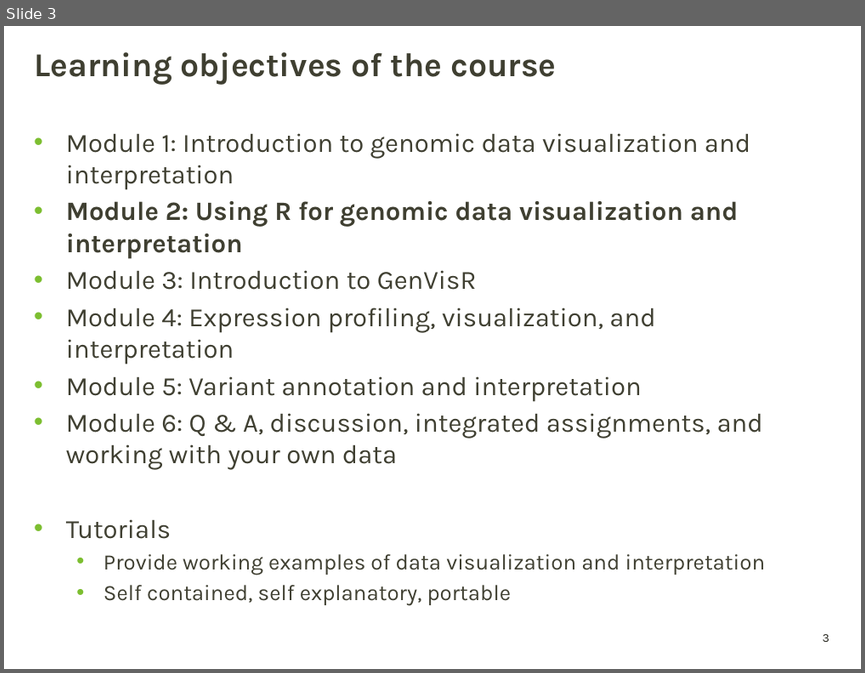
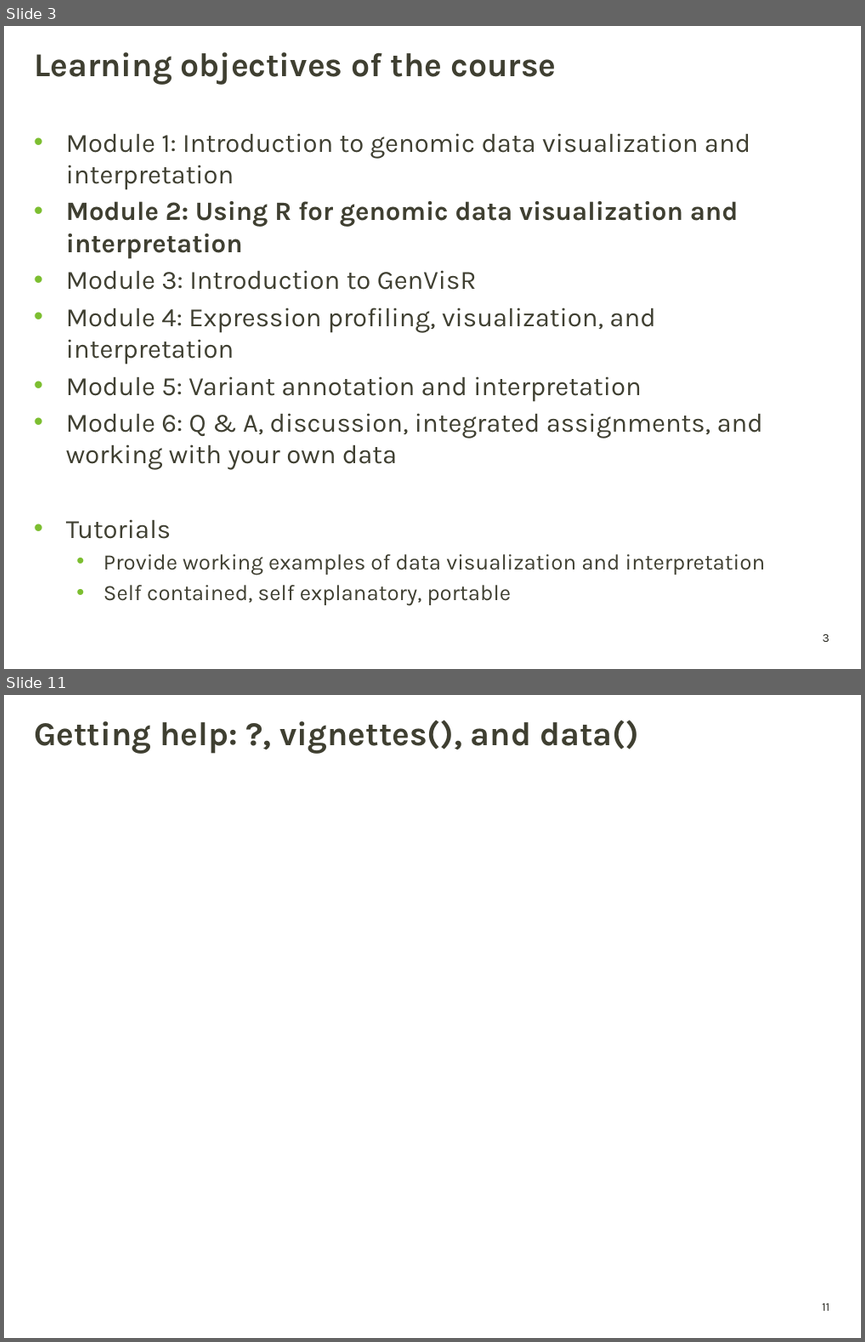
Before and after one commit to griffithlab/genviz.org, a slide deck: lectures/GenViz_Module2_Lecture.pptx. Shown one above the other, each under a label of ours: slide 3 before the commit, slides 3 and 11 after it; the slides between them are not shown. The pictures are 865x673 and 865x1342 pixels, drawn with LibreOffice and Linux fonts; fonts in the diff are those of the drawing; background and template pictures are left out. Boxes give left, top, right and bottom in pixels: in the first picture for what was removed or moved away, otherwise in the second. Text is boxed around its words. In the diff, an @@ line names an element or a change of style, - is before the commit and + after.

```diff
--- a/lectures/GenViz_Module2_Lecture.pptx
+++ b/lectures/GenViz_Module2_Lecture.pptx
@@ slide 11 added at (4,695,861,1338), background picture (left out); not listed: 1 template element that a slide beside it also shows @@
@@ title added at (34,720,639,754), 28 pt, text #3F3F32, bold @@
+Getting help: ?, vignettes(), and data()
```
Also in this commit, not shown: 1 slide changed, 23 other slides added, 2 other files.
